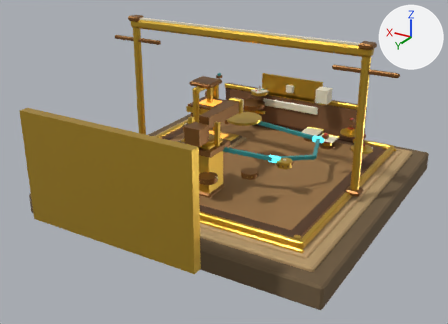
The glTF model godot/assets/props/observatory_platform.glb as it was, and as the next commit left it.
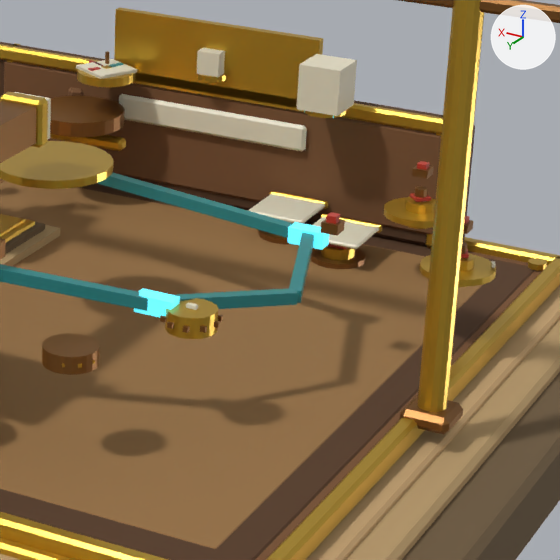
There are two pictures of each version: one whole from a camera (50 mm lens) standing at (-5.82, 10.51, 5.26) and looking at (-0.07, 0.92, 0.46), one close up on the part from 51% to 87% of the width and 22% to 72% of the height. Lighting does not change. The marker at upper right points along +X, +Y and +Z. The older version's two pictures come first. Where no turn or scale is listed for an object, it has been applied to the vertices. Vertices at exactly the same position are counted once.

Script lines for the objects in view, before the commit:
```python
ob_cranklock = bpy.data.objects.new('CrankLock', me_cranklock)
ob_cranklock.location = (0.858, -1.917, 0.45)
ob_platform = bpy.data.objects.new('Platform', me_platform)
ob_platform.location = (0.0, 0.0, 0.0)
ob_resetbuttona = bpy.data.objects.new('ResetButtonA', me_resetbuttona)
ob_resetbuttona.location = (-0.679, -1.987, 0.12)
ob_resetbuttonb = bpy.data.objects.new('ResetButtonB', me_resetbuttonb)
ob_resetbuttonb.location = (-1.149, -1.757, 0.12)
ob_resetcovera = bpy.data.objects.new('ResetCoverA', me_resetcovera)
ob_resetcovera.location = (-0.679, -1.987, 0.12)
ob_resetcoverb = bpy.data.objects.new('ResetCoverB', me_resetcoverb)
ob_resetcoverb.location = (-1.149, -1.757, 0.12)
# also in view: 'Pipes' at (-0.27, 0.3, 0.85); 'ElevationKnob' at (-1.01, 1.61, 0.7); 'LcdPanel' at (0.0, -2.24, 1.15); 'Mold' at (1.2, -0.6, 0.24); 'AetherReservoir' at (-0.9, -2.0, 1.16)
```
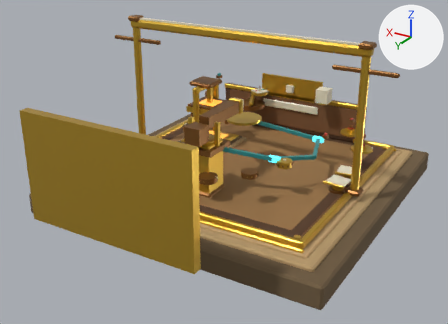
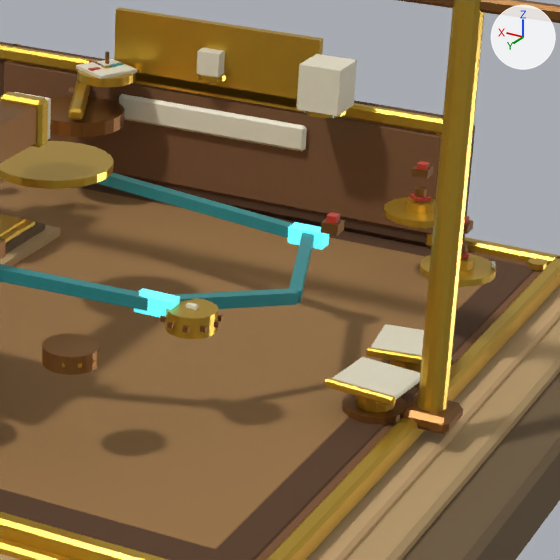
Commit message: Observatory: crank lock above wheel, reset buttons to empty west plinth, aligned covers

Boxes (x1, y1, x2, y2) around the edits, measured in the close-ups (560 x 560 px):
'ResetCoverB', moved, turned
    before: (313, 214, 382, 249)
    after: (324, 357, 420, 406)
'ResetCoverA', moved, turned
    before: (248, 191, 328, 223)
    after: (366, 324, 424, 365)
'ResetButtonB', moved, turned
    before: (310, 244, 366, 269)
    after: (342, 394, 407, 425)
'CrankLock', reshaped, moved, turned
    before: (50, 133, 126, 151)
    after: (68, 81, 90, 120)
'ResetButtonA', moved (mostly hidden)
    before: (258, 230, 290, 244)
    after: (380, 359, 421, 388)

Diff of the bpy script that builds the scene:
```diff
--- a/godot/assets/props/observatory_platform.glb.py
+++ b/godot/assets/props/observatory_platform.glb.py
@@ me_cranklock @@
 # used by ob_cranklock; location = (0.858, -1.917, 0.45)
-me_cranklock.from_pydata(...)  # 48 vertices, 88 faces; spans x -0.35..0.35, y -0.05..0.05, z 0.06..0.14
+me_cranklock.from_pydata(...)  # 48 vertices, 88 faces; spans x -0.36..0.36, y -0.05..0.05, z -0.04..0.04
+# me_cranklock part 1: the loose piece of 24 vertices spanning x -0.35..0.35, y -0.05..0.05, z 0.06..0.14 is scaled about its middle by (1.03, 1, 1), then moved by (0.0, 0.0, -0.1)
+# other edits to the shape of me_cranklock do not show in these pictures
 me_cranklock.materials.append(mat_palette_018)
@@ ob_cranklock @@
 ob_cranklock = bpy.data.objects.new('CrankLock', me_cranklock)
-ob_cranklock.location = (0.858, -1.917, 0.45)
+ob_cranklock.location = (0.858, -1.917, 0.82)
+ob_cranklock.rotation_euler = (0.0, 0.0, -1.15)  # degrees (0, 0, -66)
@@ ob_resetbuttona @@
 ob_resetbuttona = bpy.data.objects.new('ResetButtonA', me_resetbuttona)
-ob_resetbuttona.location = (-0.679, -1.987, 0.12)
+ob_resetbuttona.location = (-2.178, -0.31, 0.12)
@@ ob_resetbuttonb @@
 ob_resetbuttonb = bpy.data.objects.new('ResetButtonB', me_resetbuttonb)
-ob_resetbuttonb.location = (-1.149, -1.757, 0.12)
+ob_resetbuttonb.location = (-2.187, 0.238, 0.12)
+ob_resetbuttonb.rotation_euler = (0.0, 0.0, 3.033)  # degrees (0, 0, 174)
@@ ob_resetcovera @@
 ob_resetcovera = bpy.data.objects.new('ResetCoverA', me_resetcovera)
-ob_resetcovera.location = (-0.679, -1.987, 0.12)
+ob_resetcovera.location = (-2.178, -0.31, 0.12)
+ob_resetcovera.rotation_euler = (0.0, 0.0, -3.0)  # degrees (0, 0, -172)
@@ ob_resetcoverb @@
 ob_resetcoverb = bpy.data.objects.new('ResetCoverB', me_resetcoverb)
-ob_resetcoverb.location = (-1.149, -1.757, 0.12)
+ob_resetcoverb.location = (-2.187, 0.238, 0.12)
+ob_resetcoverb.rotation_euler = (0.0, 0.0, 3.033)  # degrees (0, 0, 174)
```
